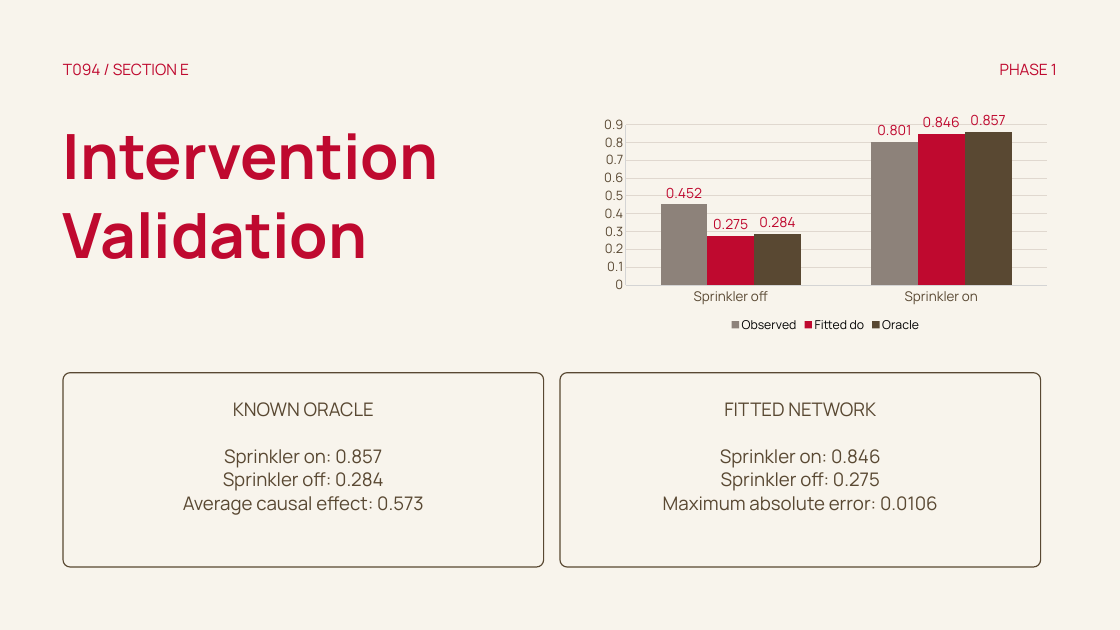
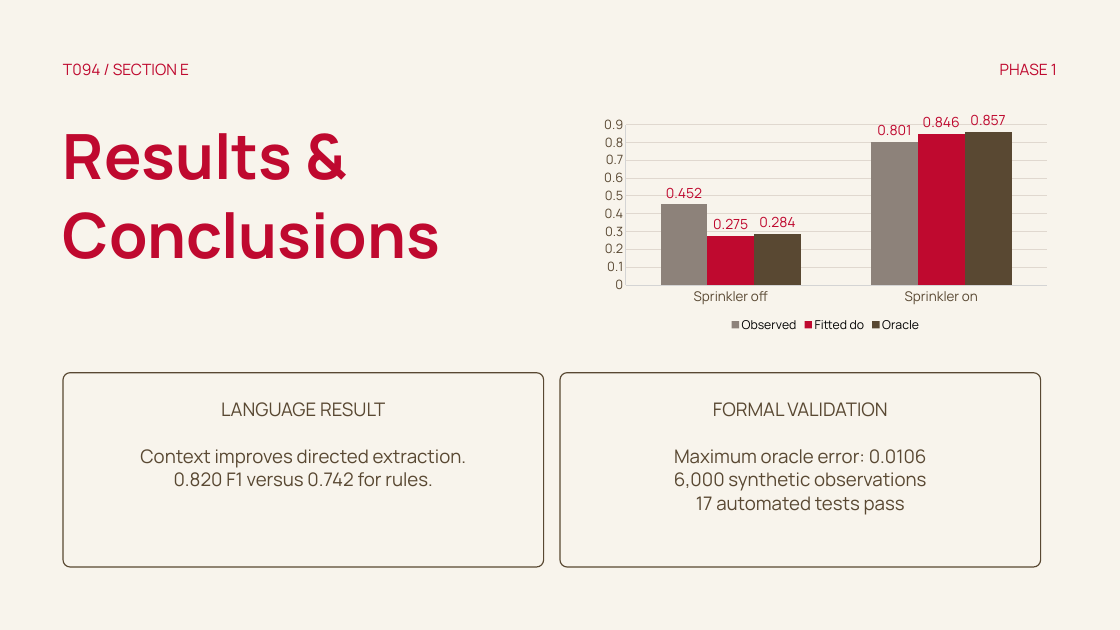
Before and after one commit to Mystic-commits/AML-DL_Project, a slide deck: slide 8 of docs/phase1_presentation.pptx (slide 11 before the commit). Drawn at 1120x630 pixels with LibreOffice and Linux fonts; fonts in the diff are those of the drawing. Boxes give left, top, right and bottom in pixels: in the first picture for what was removed or moved away, otherwise in the second. Text is boxed around its words. In the diff, an @@ line names an element or a change of style, - is before the commit and + after.

```diff
--- a/docs/phase1_presentation.pptx
+++ b/docs/phase1_presentation.pptx
@@ text at [63,133,440,259]: text changed @@
-Intervention
-Validation
+Results &
+Conclusions
@@ text at [140,402,467,487]: text changed @@
-KNOWN ORACLE
-Sprinkler on: 0.857
-Sprinkler off: 0.284
-Average causal effect: 0.573
+LANGUAGE RESULT
+Context improves directed extraction.
+0.820 F1 versus 0.742 for rules.
@@ text at [674,402,927,515]: text changed @@
-FITTED NETWORK
-Sprinkler on: 0.846
-Sprinkler off: 0.275
-Maximum absolute error: 0.0106
+FORMAL VALIDATION
+Maximum oracle error: 0.0106
+6,000 synthetic observations
+17 automated tests pass
```
Also in this commit, not shown: 7 slides removed, 5 other files.
